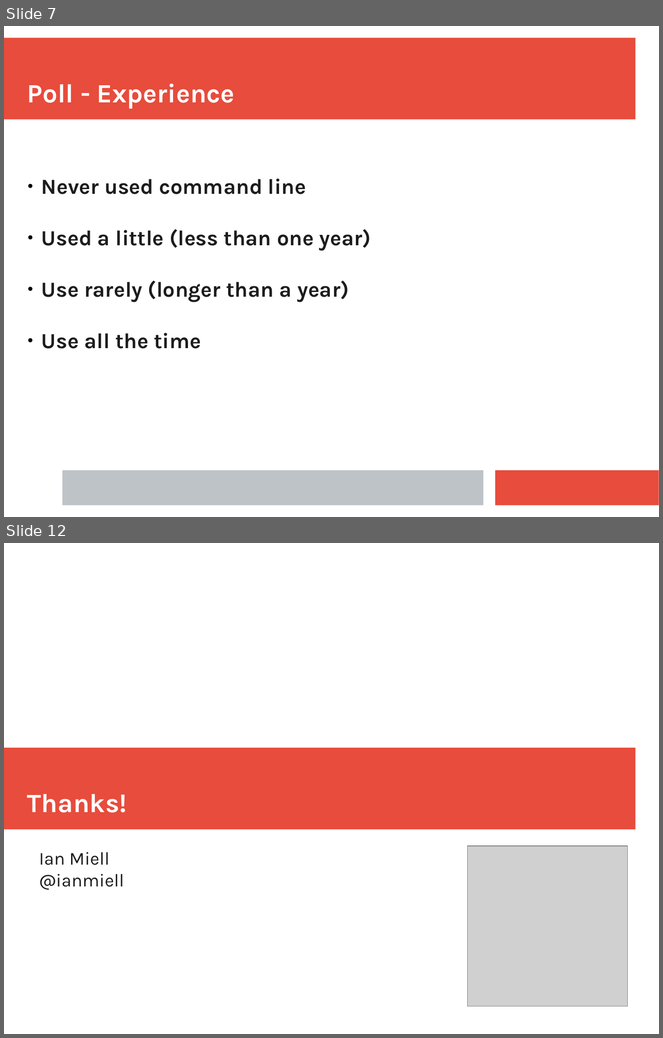
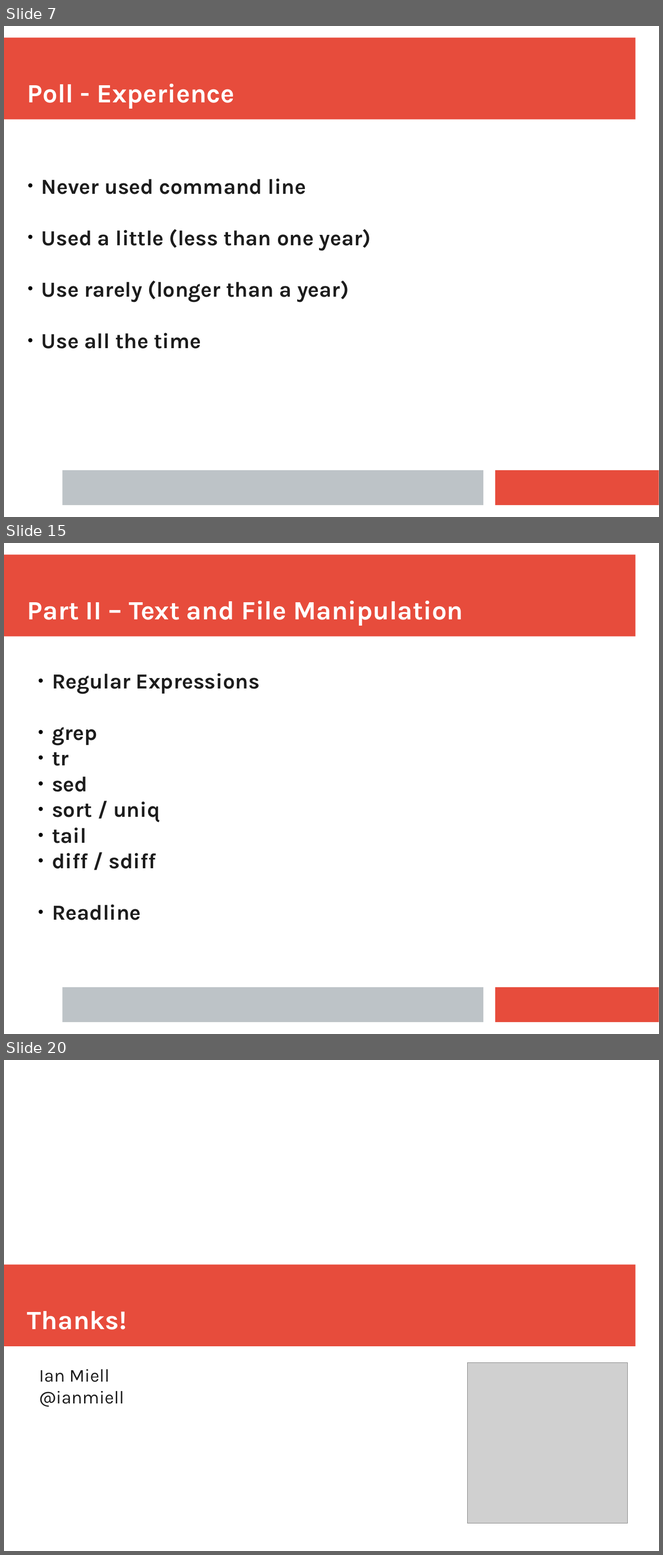
Before and after one commit to ianmiell/introduction-to-the-command-line, a slide deck: slides/introduction_to_the_command_line.pptx. Shown one above the other, each under a label of ours: slides 7 and 12 before the commit, slides 7, 15 and 20 after it; the slides between them are not shown. The pictures are 663x1038 and 663x1555 pixels, drawn with LibreOffice and Linux fonts; fonts in the diff are those of the drawing; grey boxes stand for pictures. Boxes give left, top, right and bottom in pixels: in the first picture for what was removed or moved away, otherwise in the second. Text is boxed around its words. In the diff, an @@ line names an element or a change of style, - is before the commit and + after.

```diff
--- a/slides/introduction_to_the_command_line.pptx
+++ b/slides/introduction_to_the_command_line.pptx
@@ slide 15 added at box(4, 543, 659, 1034), background #FFFFFF; not listed: 3 template elements that a slide beside it also shows @@
@@ text added at box(27, 601, 464, 626), 32 pt, text #FFFFFF, bold @@
+Part II – Text and File Manipulation
@@ text added at box(52, 673, 260, 921), 26 pt, text #1C1C1C, bold @@
+● Regular Expressions
+● grep
+● tr
+● sed
+● sort / uniq
+● tail
+● diff / sdiff
+● Readline
@@ what was slide 12 is now slide 20 @@
```
Also in this commit, not shown: 4 slides changed, 16 other slides added, 1 slide removed.
